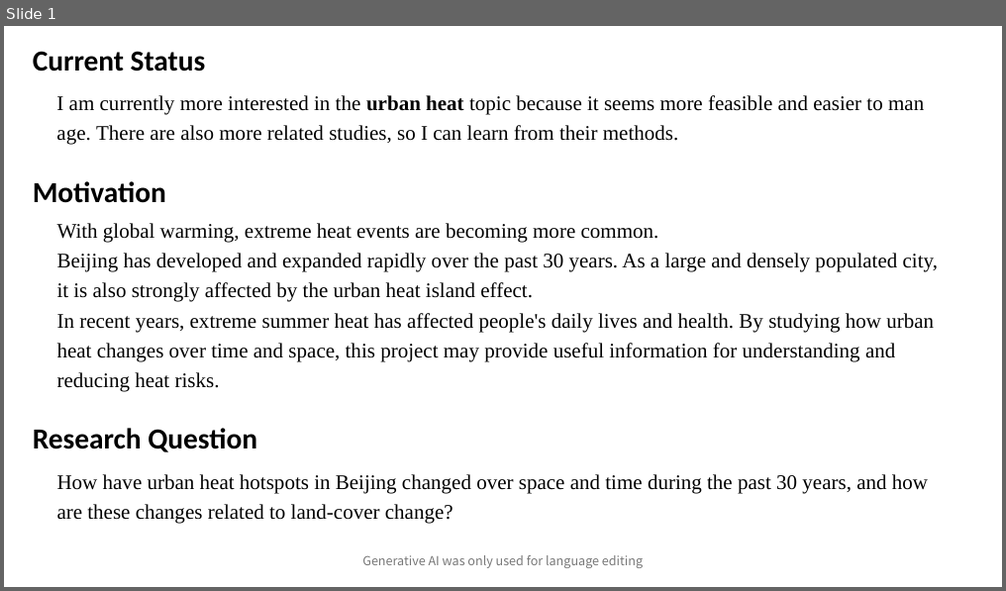
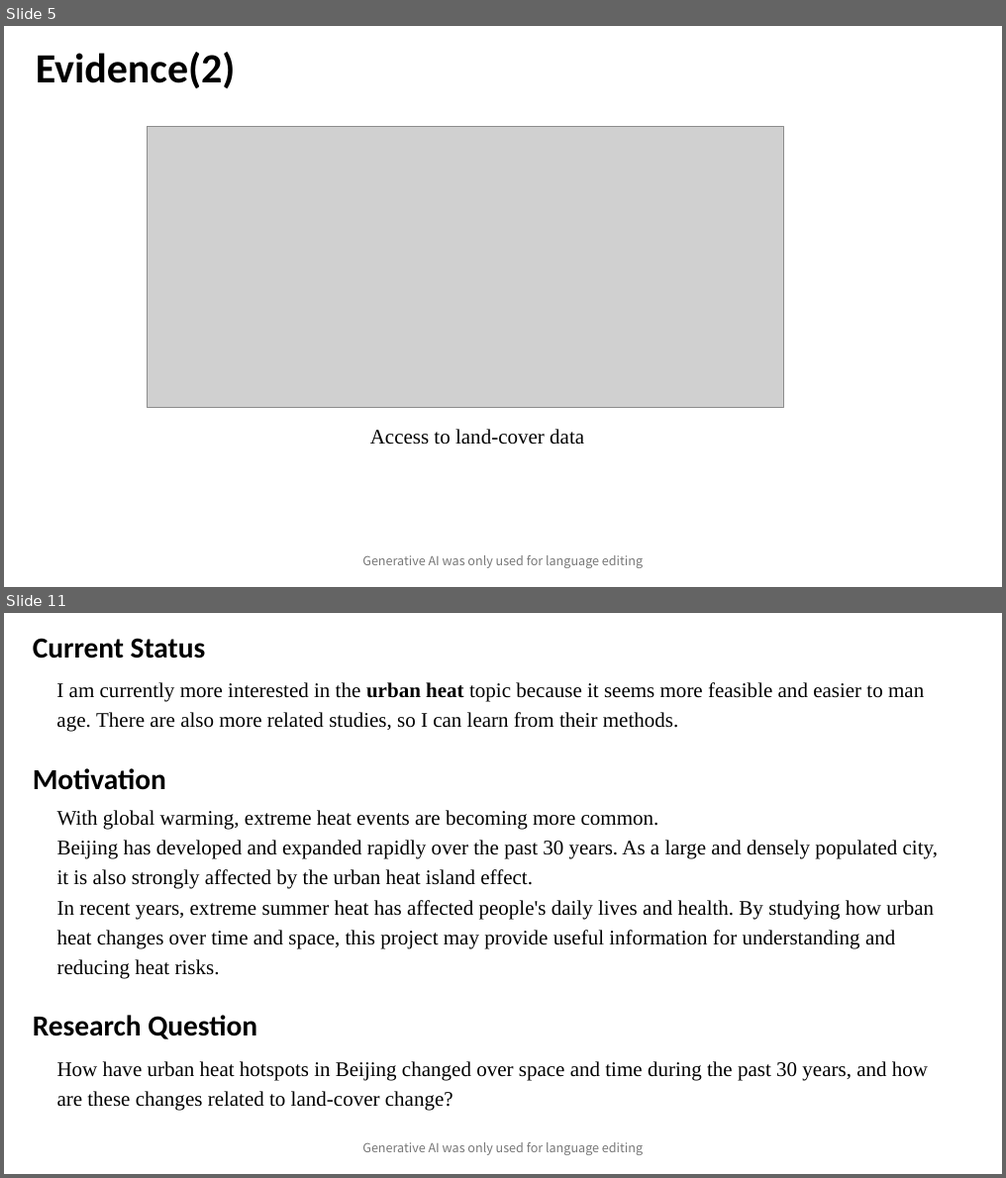
Before and after one commit to mengz12/sds320_project_meng, a slide deck: SDS320_MengZhang_ProjectSlides.pptx. Shown one above the other, each under a label of ours: slide 1 before the commit, slides 5 and 11 after it; the slides between them are not shown. The pictures are 1006x591 and 1006x1178 pixels, drawn with LibreOffice and Linux fonts; fonts in the diff are those of the drawing; grey boxes stand for pictures. Boxes give left, top, right and bottom in pixels: in the first picture for what was removed or moved away, otherwise in the second. Text is boxed around its words. In the diff, an @@ line names an element or a change of style, - is before the commit and + after.

```diff
--- a/SDS320_MengZhang_ProjectSlides.pptx
+++ b/SDS320_MengZhang_ProjectSlides.pptx
@@ slide 5 added at (4, 26, 1002, 587), background #FFFFFF @@
@@ text added at (36, 52, 236, 88), 40 pt, text #000000, bold @@
+Evidence(2)
@@ picture added at (147, 126, 783, 408) @@
@@ text added at (370, 429, 584, 445), 20 pt, text #000000 @@
+Access to land-cover data
@@ text added at (362, 556, 643, 569), 12 pt, text #797979 @@
+Generative AI was only used for language editing
@@ what was slide 1 is now slide 11 @@
```
Also in this commit, not shown: 1 slide changed, 9 other slides added.
